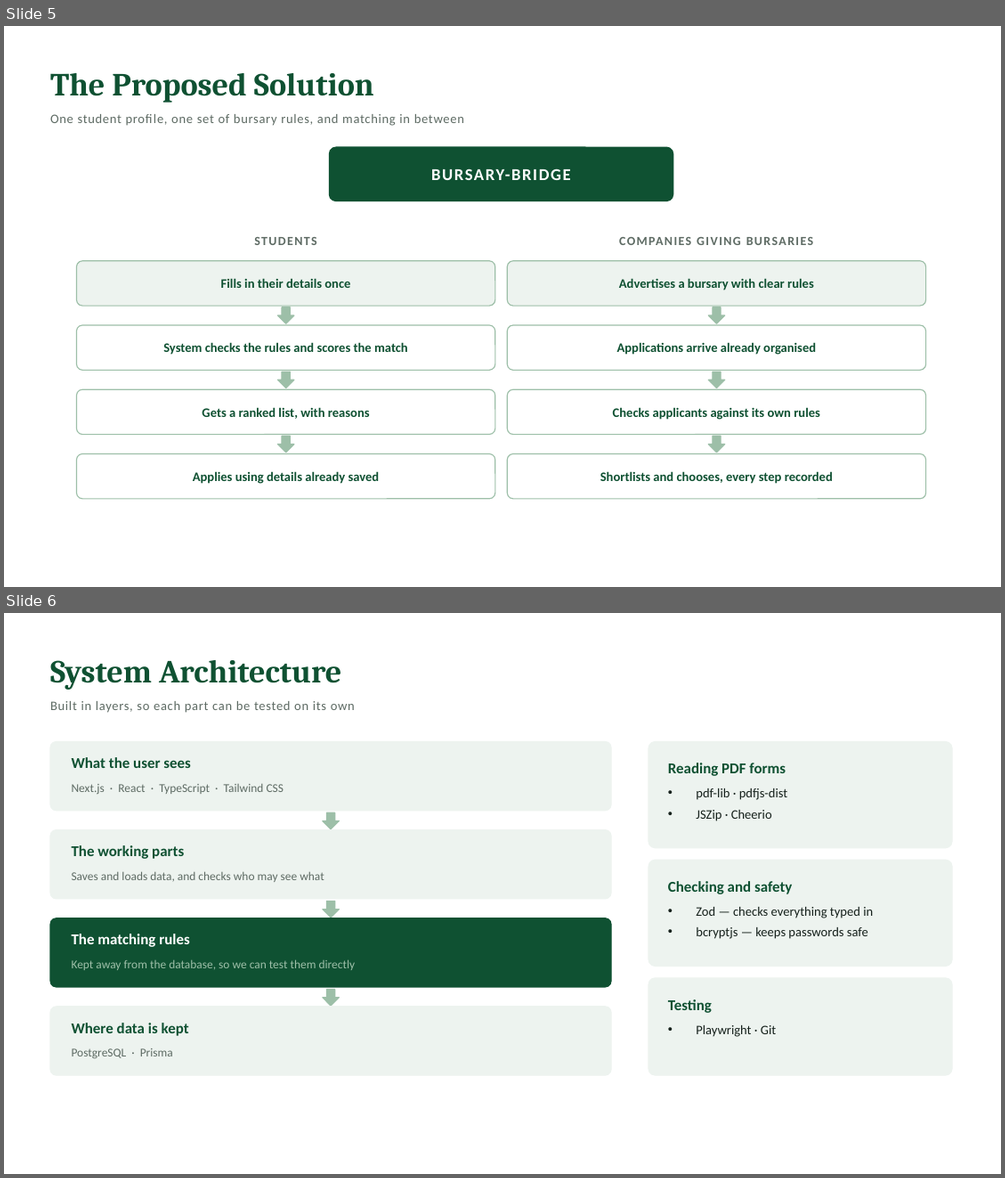
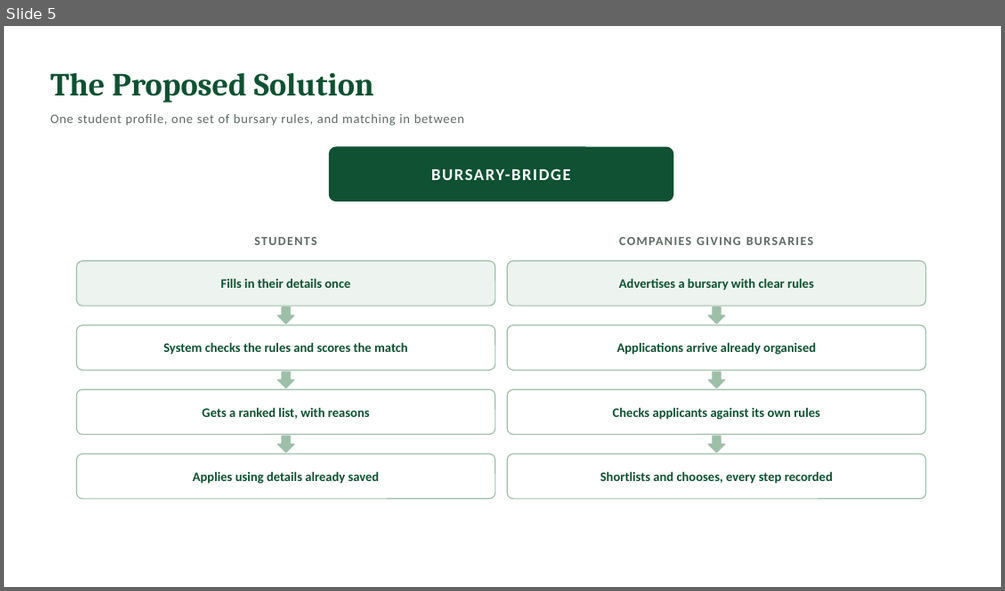
Before and after one commit to SCRIPTMASTER67/cursorBursaryBridge, a slide deck: docs/presentation/Bursary-Bridge_Presentation.pptx. Shown one above the other, each under a label of ours: slides 5 and 6 before the commit, slide 5 after it. The pictures are 1005x1178 and 1005x591 pixels, drawn with LibreOffice and Linux fonts; fonts in the diff are those of the drawing. Boxes give left, top, right and bottom in pixels: in the first picture for what was removed or moved away, otherwise in the second. Text is boxed around its words. In the diff, an @@ line names an element or a change of style, - is before the commit and + after.

```diff
--- a/docs/presentation/Bursary-Bridge_Presentation.pptx
+++ b/docs/presentation/Bursary-Bridge_Presentation.pptx
@@ slide 6 removed at [4,613,1001,1174], background #FFFFFF @@
@@ text removed at [50,660,341,690] @@
-System Architecture
@@ text removed at [50,701,355,713] @@
-Built in layers, so each part can be tested on its own
@@ rounded rectangle removed at [50,742,611,811] @@
@@ rounded rectangle removed at [648,742,952,848] @@
@@ text removed at [72,757,191,768] @@
-What the user sees
@@ text removed at [668,763,785,776] @@
-Reading PDF forms
@@ text removed at [72,784,284,794] @@
-Next.js · React · TypeScript · Tailwind CSS
@@ text removed at [696,788,788,821] @@
-• pdf-lib · pdfjs-dist
-• JSZip · Cheerio
@@ down arrow removed at [323,812,339,829] @@
@@ rounded rectangle removed at [50,830,611,899] @@
@@ text removed at [72,845,184,859] @@
-The working parts
@@ text removed at [72,871,324,882] @@
-Saves and loads data, and checks who may see what
@@ rounded rectangle removed at [648,860,952,966] @@
@@ down arrow removed at [323,900,339,917] @@
@@ text removed at [668,881,792,894] @@
-Checking and safety
@@ rounded rectangle removed at [50,918,611,987] @@
@@ text removed at [696,907,873,939] @@
-• Zod — checks everything typed in
-• bcryptjs — keeps passwords safe
@@ text removed at [72,933,189,947] @@
-The matching rules
@@ text removed at [72,959,356,970] @@
-Kept away from the database, so we can test them directly
@@ rounded rectangle removed at [648,978,952,1075] @@
@@ rounded rectangle removed at [50,1006,611,1075] @@
@@ down arrow removed at [323,989,339,1005] @@
@@ text removed at [668,999,712,1013] @@
-Testing
@@ text removed at [72,1022,189,1036] @@
-Where data is kept
@@ text removed at [696,1025,776,1037] @@
-• Playwright · Git
@@ text removed at [72,1048,173,1058] @@
-PostgreSQL · Prisma
```
Also in this commit, not shown: 1 slide changed, 3 slides added, 1 other slide removed.
